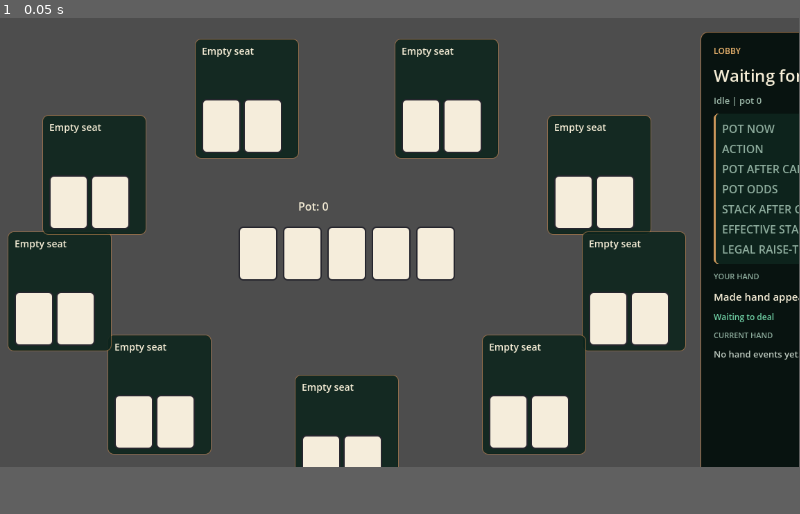
Above: before the commit, frame 1.
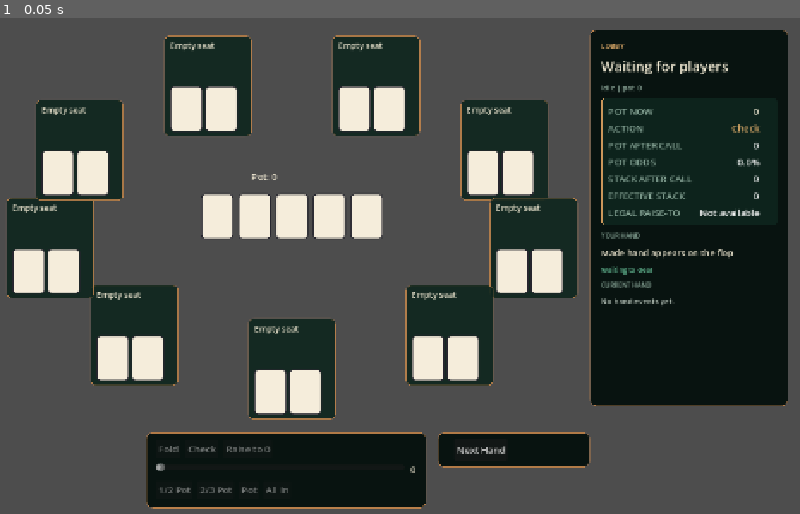
Above: after the commit, the same moment.

Repository: nephrium83/texas-holdem
Game: Godot game, scene res://main.tscn
Same seed, same stepped clock (60 frames per second), same inputs: the game is played once before the commit and once after it.
Inputs:
- Up to frame 1 (0.05 s): no input
In our replay, the window is 799x449 before the commit and 800x496 after it. These sizes can differ from the game's own. Grey fills any space a smaller window leaves; there, only what the larger window draws over its background counts as a difference.

The runs differ from the first frame. In frame 1, 50% of the frame differs, in the area x 0-100%, y 2-99%.

Commit message:
fix(godot): scale the table into the window instead of cropping it
The project declared no display settings, so Godot opened its default
1152x648 window with stretch disabled. The layout is built for 1370x850, which
left the Start button, the betting controls and Next Hand below the bottom
edge: at the default size a player could neither start a table nor act.

The viewport is now the 1370x850 the scenes are laid out for, with
canvas_items stretch and keep aspect, so any window -- including a 1366x768
laptop -- shows the whole table scaled rather than a corner of it.

Control: test_every_control_fits_the_window_the_project_opens fails with the
[display] section removed.

Co-Authored-By: Claude Opus 5.5 <noreply@anthropic.com>

Diff:
--- a/godot/project.godot
+++ b/godot/project.godot
@@ -7,6 +7,13 @@
 run/main_scene="res://main.tscn"
 config/features=PackedStringArray("4.7")
 
+[display]
+
+window/size/viewport_width=1370
+window/size/viewport_height=850
+window/stretch/mode="canvas_items"
+window/stretch/aspect="keep"
+
 [editor_plugins]
 
 enabled=PackedStringArray("res://addons/gut/plugin.cfg")
--- a/godot/test/unit/test_main.gd
+++ b/godot/test/unit/test_main.gd
@@ -41,6 +41,30 @@
 	}
 
 
+func test_every_control_fits_the_window_the_project_opens():
+	## Godot's default 1152x648 window with stretch disabled cropped the
+	## 1370x850 layout, which put Start, the betting controls and Next Hand
+	## below the bottom edge: a player could not start or act at all.
+	## canvas_items + keep scales the whole layout into whatever window the
+	## player has instead of cropping it.
+	assert_eq(ProjectSettings.get_setting("display/window/stretch/mode"), "canvas_items")
+	assert_eq(ProjectSettings.get_setting("display/window/stretch/aspect"), "keep")
+	var window := Rect2(0, 0,
+		ProjectSettings.get_setting("display/window/size/viewport_width"),
+		ProjectSettings.get_setting("display/window/size/viewport_height"))
+	var main := _main()
+	# Measured after layout: before the first frame an autowrapping label
+	# has no width yet and reports a height for wrapping at zero.
+	await wait_process_frames(2)
+	for path in [
+		"%TableView", "%BettingControls", "%PlayerInfoPanel",
+		"%NextHandControl", "%LobbyControl",
+	]:
+		var control: Control = main.get_node(path)
+		assert_true(window.encloses(control.get_rect()),
+			"%s at %s falls outside the %s window" % [path, control.get_rect(), window.size])
+
+
 func test_snapshot_fans_out_to_table_view():
 	var main := _main()
 	main._on_snapshot_received(_heads_up_snapshot())
